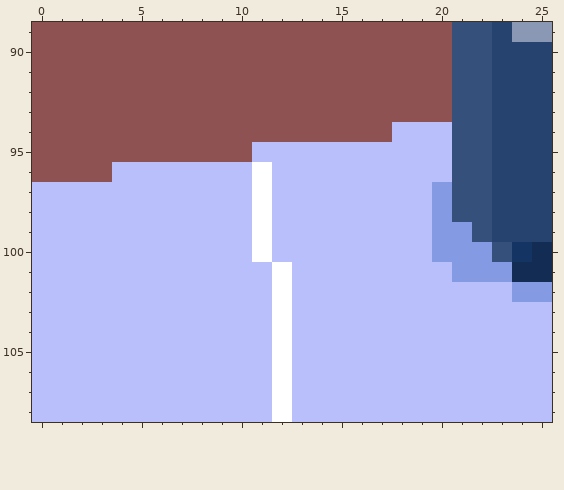
A pixel-art file gets an edit: Jun_2021/Breakfast.aseprite. The first picture shows the starting point.
128x128 pixels, 1 frame. Colours within 5 levels of each other are drawn and written as one. Shown: x 0..25, y 89..108. The commit also changed other parts of the picture, which this record leaves out.
Now the later version:
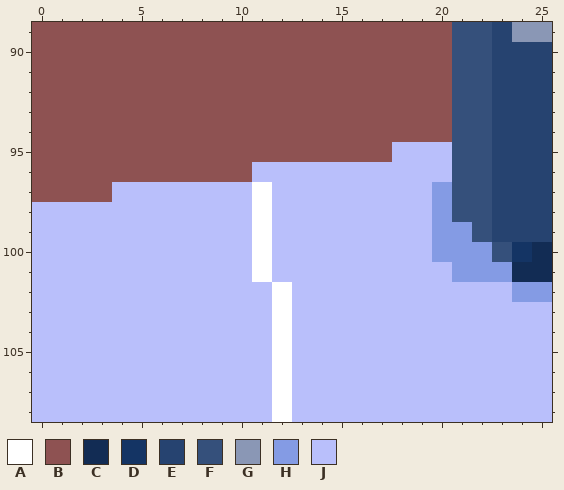
Palette (. is transparent): A #ffffff  B #8e5252  C #122c54  D #143464  E #264370  F #35507b  G #8a97b5  H #849be4  J #b9bffb
Diff:
Layer "Mantel":
The edit turns colour J into colour A in row 101 at x 11.
The edit turns colour J into colour B in row 94 at x 18 to 20; in row 95 at x 11 to 17; in row 96 at x 4 to 10; in row 97 at x 0 to 3.
The edit turns colour A into colour J in row 96 at x 11; in row 101 at x 12.
